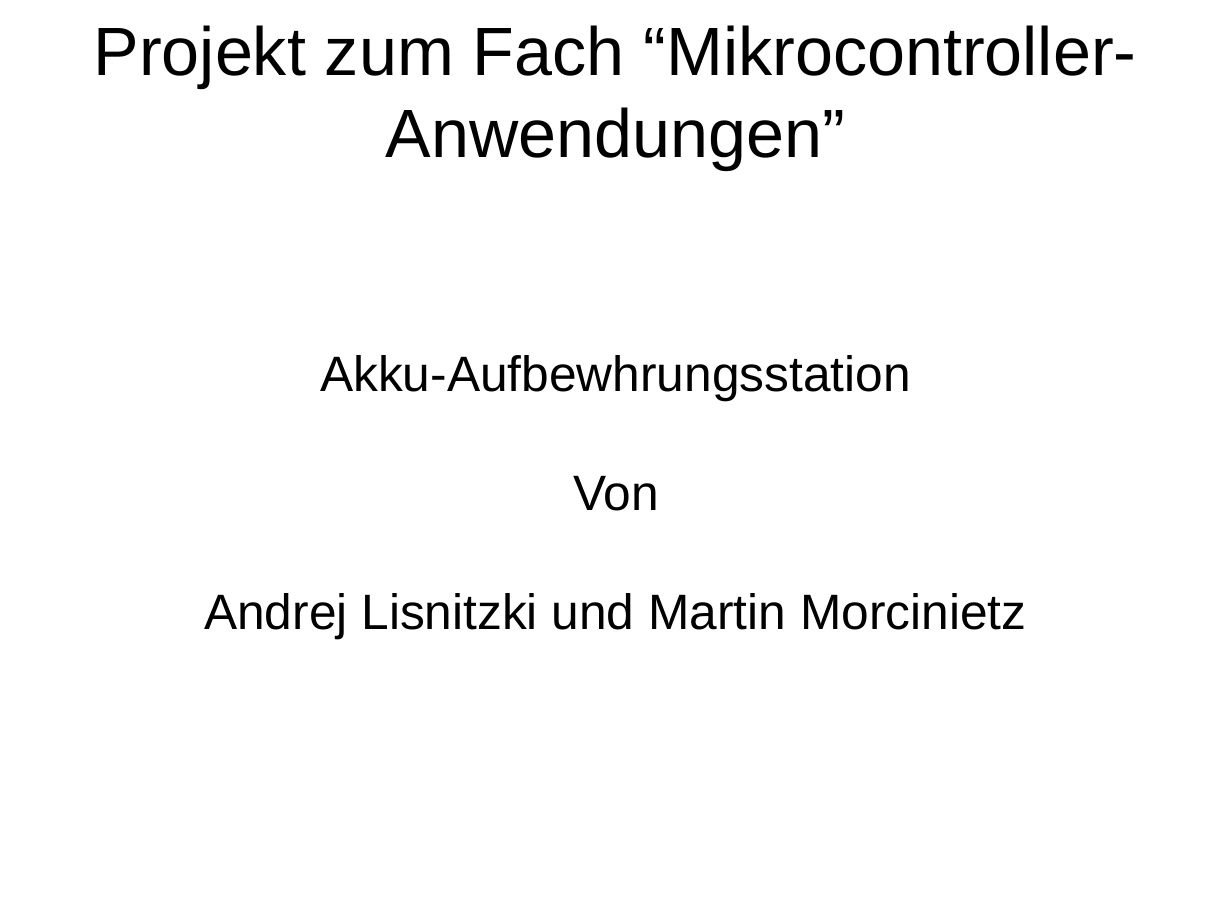
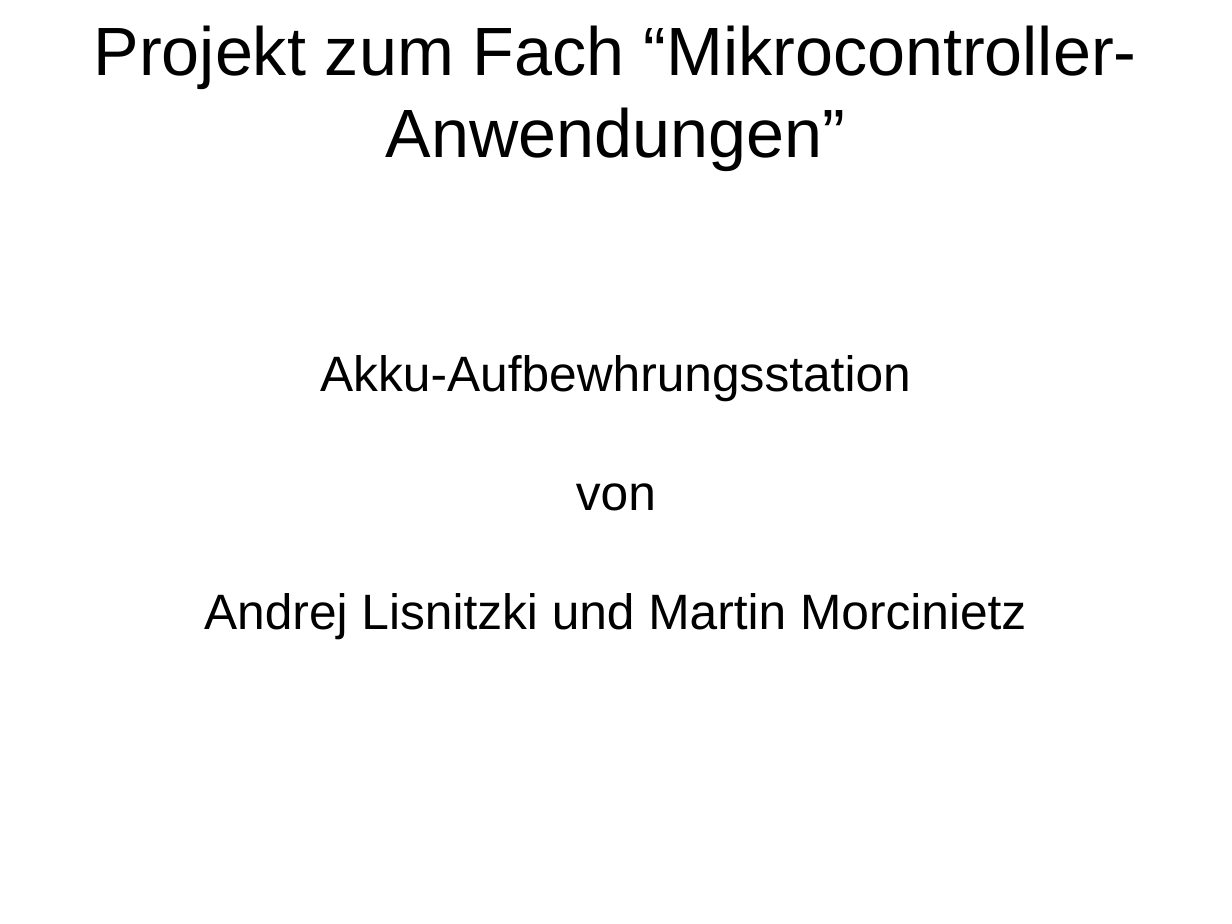
Before and after one commit to celentanos/mca, a slide deck: slide 1 of Vortrag.odp. Drawn at 1232x924 pixels with LibreOffice and Linux fonts; fonts in the diff are those of the drawing; background and template pictures are left out. Boxes give left, top, right and bottom in pixels: in the first picture for what was removed or moved away, otherwise in the second. Text is boxed around its words. In the diff, an @@ line names an element or a change of style, - is before the commit and + after.

```diff
--- a/Vortrag.odp
+++ b/Vortrag.odp
@@ subtitle at <box>576,483,656,511</box>: text changed @@
-Von
+von
```
Also in this commit, not shown: 1 other slide changed, 3 slides added, 4 other files.
